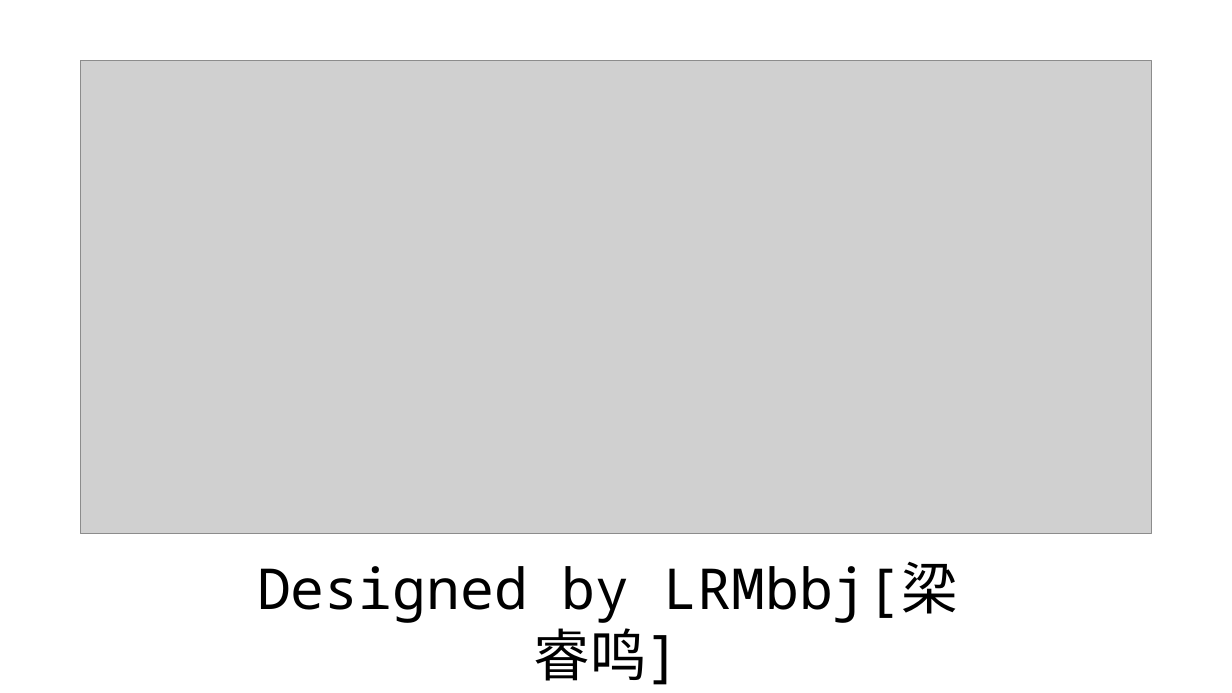
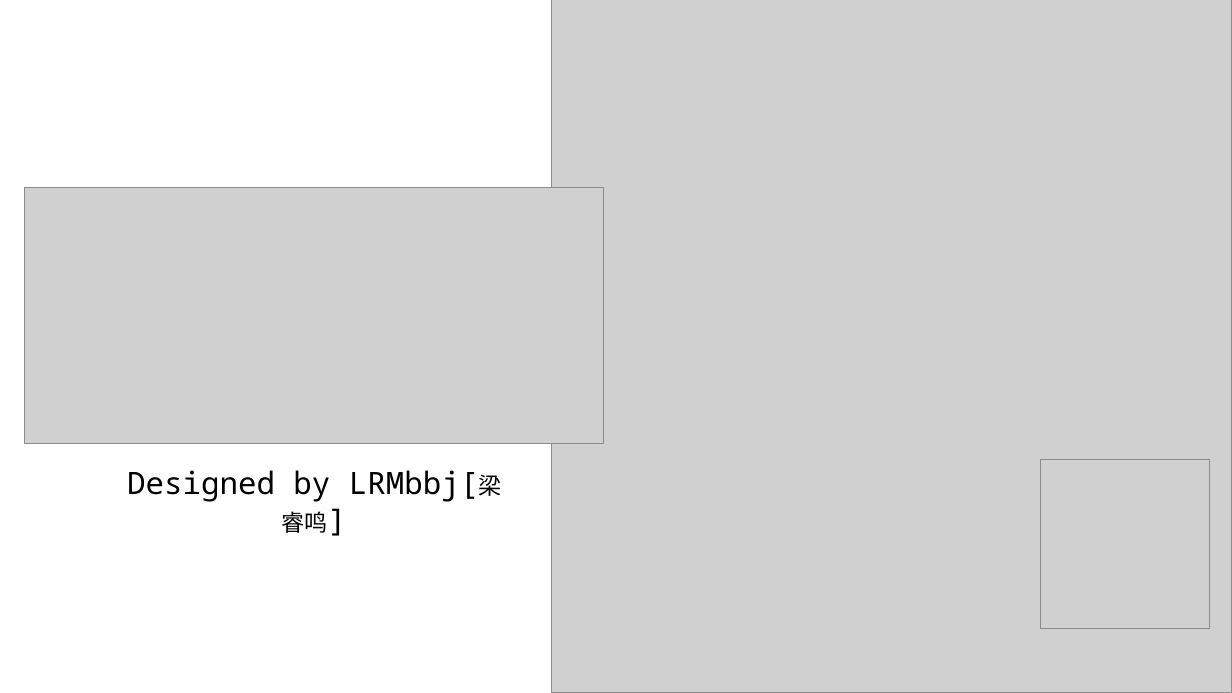
Before and after one commit to LRMbbj/Nvwa-NN-DevelopmentTool-EC, a slide deck: slide 14 of doc/女娲开发工具介绍.pptx. Drawn at 1232x693 pixels with LibreOffice and Linux fonts; fonts in the diff are those of the drawing; grey boxes stand for pictures. Boxes give left, top, right and bottom in pixels: in the first picture for what was removed or moved away, otherwise in the second. Text is boxed around its words. In the diff, an @@ line names an element or a change of style, - is before the commit and + after.

```diff
--- a/doc/女娲开发工具介绍.pptx
+++ b/doc/女娲开发工具介绍.pptx
@@ picture added at (x1=552, y1=0, x2=1232, y2=693) @@
@@ picture resized from (x1=80, y1=60, x2=1152, y2=533) to (x1=25, y1=187, x2=604, y2=443) @@
@@ text "Designed by LRMbbj[梁睿鸣]" moved from (x1=257, y1=561, x2=958, y2=685) to (x1=127, y1=470, x2=501, y2=533) @@
@@ text "Designed by LRMbbj[梁睿鸣]" at (x1=127, y1=470, x2=501, y2=533): size 44 to 24 pt in "Designed by LRMbbj[梁睿鸣]"; size 44 to 18 pt in "LRMbbj[梁睿鸣]" @@
@@ picture added at (x1=1041, y1=459, x2=1210, y2=628) @@
```
Also in this commit, not shown: 6 other slides changed, 8 other files.
